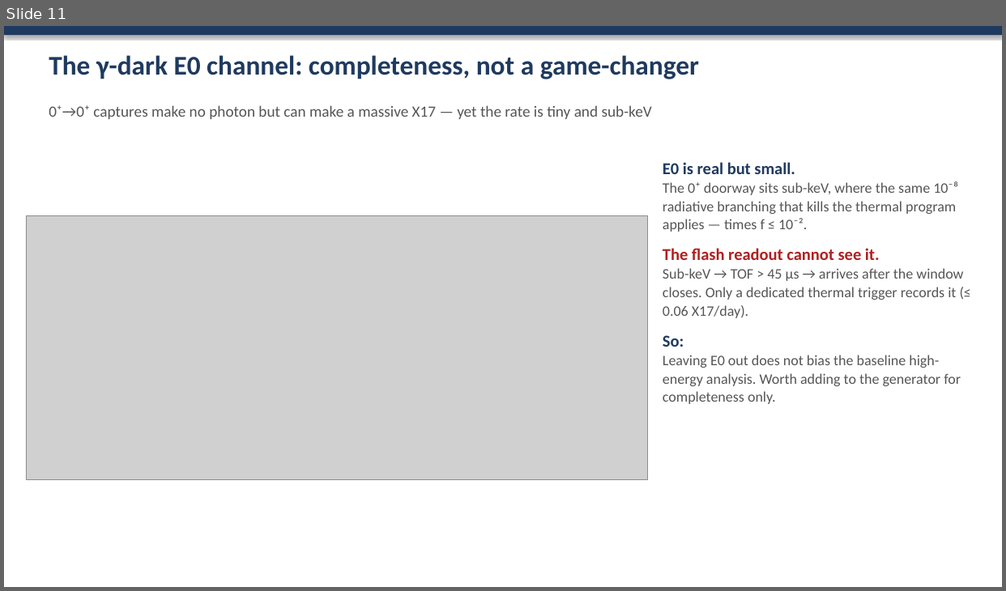
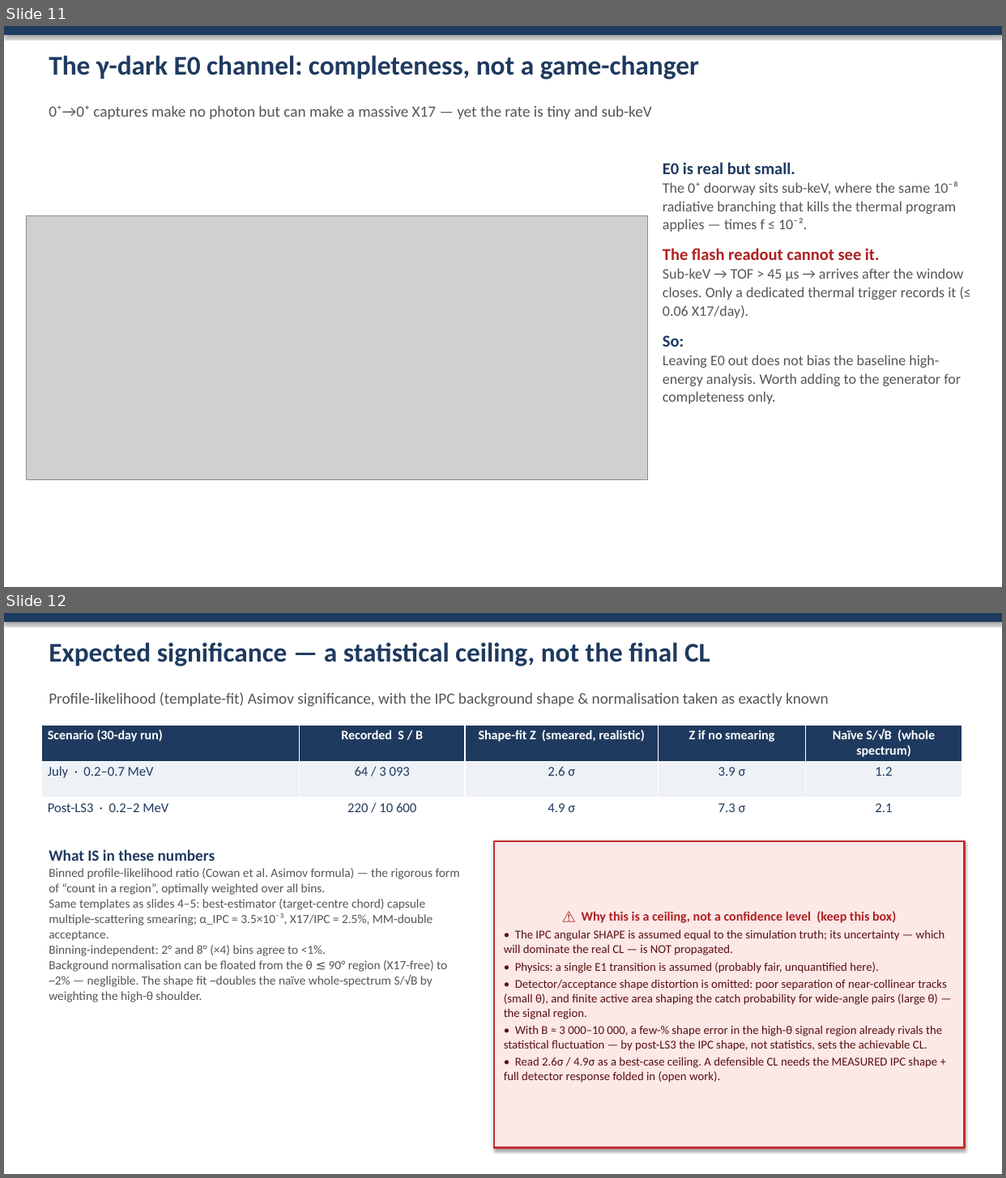
Before and after one commit to Dyn0402/MX17_Full_Geant, a slide deck: docs/slides/MX17_results.pptx. Shown one above the other, each under a label of ours: slide 11 before the commit, slides 11 and 12 after it. The pictures are 1006x591 and 1006x1178 pixels, drawn with LibreOffice and Linux fonts; fonts in the diff are those of the drawing; grey boxes stand for pictures. Boxes give left, top, right and bottom in pixels: in the first picture for what was removed or moved away, otherwise in the second. Text is boxed around its words. In the diff, an @@ line names an element or a change of style, - is before the commit and + after.

```diff
--- a/docs/slides/MX17_results.pptx
+++ b/docs/slides/MX17_results.pptx
@@ slide 12 added at <box>4,613,1002,1174</box>, background #FFFFFF @@
@@ rectangle added at <box>4,613,1002,622</box>, fill #1F3A5F @@
@@ text added at <box>49,642,710,666</box>, 26 pt, text #1F3A5F, bold @@
+Expected significance — a statistical ceiling, not the final CL
@@ text added at <box>49,692,829,707</box>, 15 pt, text #555555 @@
+Profile-likelihood (template-fit) Asimov significance, with the IPC background shape & normalisation taken as exactly known
@@ table added at <box>41,726,961,834</box>, 3 rows, 5 columns @@
+Scenario (30-day run) | Recorded S / B | Shape-fit Z (smeared, realistic) | Z if no smearing | Naïve S/√B (whole spectrum)
+July · 0.2–0.7 MeV | 64 / 3 093 | 2.6 σ | 3.9 σ | 1.2
+Post-LS3 · 0.2–2 MeV | 220 / 10 600 | 4.9 σ | 7.3 σ | 2.1
@@ text added at <box>49,850,460,1003</box>, 12 pt, text #555555 @@
+What IS in these numbers
+Binned profile-likelihood ratio (Cowan et al. Asimov formula) — the rigorous form of “count in a region”, optimally weighted over all bins.
+Same templates as slides 4–5: best-estimator (target-centre chord) capsule multiple-scattering smearing; α_IPC = 3.5×10⁻³, X17/IPC = 2.5%, MM-double acceptance.
+Binning-independent: 2° and 8° (×4) bins agree to <1%.
+Background normalisation can be floated from the θ ≲ 90° region (X17-free) to ~2% — negligible. The shape fit ~doubles the naïve whole-spectrum S/√B by weighting the high-θ shoulder.
@@ rectangle added at <box>494,841,965,1148</box>, fill #FDE8E8, outline #C03030 1.75 pt, 11.5 pt, text #5A1010 @@
+⚠ Why this is a ceiling, not a confidence level (keep this box)
+• The IPC angular SHAPE is assumed equal to the simulation truth; its uncertainty — which will dominate the real CL — is NOT propagated.
+• Physics: a single E1 transition is assumed (probably fair, unquantified here).
+• Detector/acceptance shape distortion is omitted: poor separation of near-collinear tracks (small θ), and finite active area shaping the catch probability for wide-angle pairs (large θ) — the signal region.
+• With B ≈ 3 000–10 000, a few-% shape error in the high-θ signal region already rivals the statistical fluctuation — by post-LS3 the IPC shape, not statistics, sets the achievable CL.
+• Read 2.6σ / 4.9σ as a best-case ceiling. A defensible CL needs the MEASURED IPC shape + full detector response folded in (open work).
```
Also in this commit, not shown: 3 other slides added, 6 other files.
